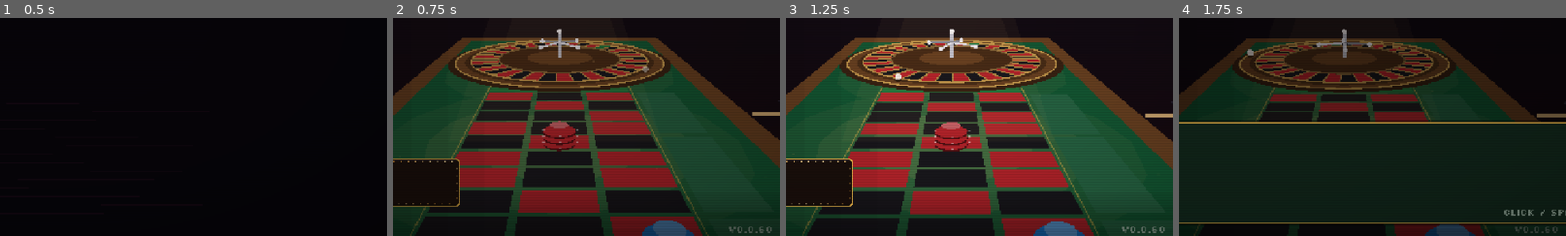
Above: before the commit, frames 1-4 (left to right).
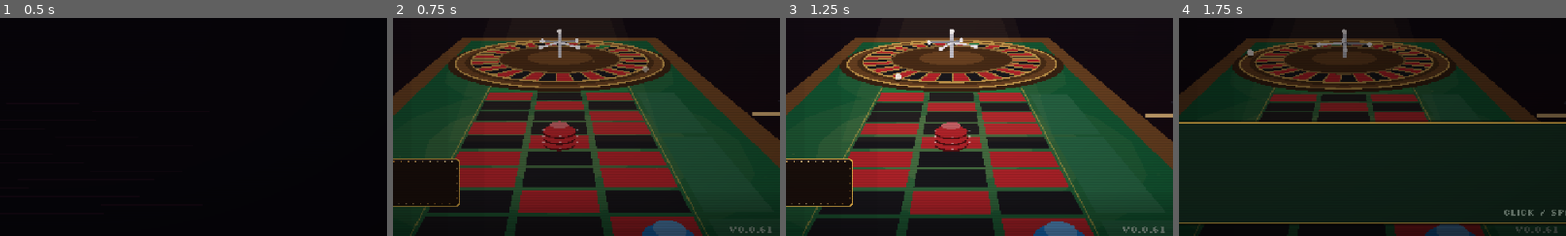
Above: after the commit, the same moments.

Repository: sugnauk/Rouletter
Game: Godot game, scene res://scenes/main.tscn
Two runs of this game, one before a commit and one after it. Both use one fixed random seed, a clock stepped at 60 frames per second and the inputs below.
Inputs (mouse positions are % of the whole screen's width and height, from its top left):
- Up to frame 1 (0.5 s): no input
- Up to frame 2 (0.75 s): tap Enter at 0.5 s; drag from (50, 50) to (60, 28) at 0.52 s
- Up to frame 3 (1.25 s): no input
- Up to frame 4 (1.75 s): click "NEW RUN" at 1.25 s
The pictures show only the part of the screen within x 44-94%, y 50-100%; the shares and areas given below are measured in that part.

Frame 1 is identical in both runs. In frame 2, 0.1% of the frame differs, in the area x 86-98%, y 95-99%; in frame 3, 0.2%; in frame 4, less than 0.1%.

Commit message:
v0.0.61: NEXT TABLE lights up when the Cage is done, Oro's Coin doubles zero spins, Undo works on the first bet, tutorial RED bet can go back on
Co-Authored-By: Claude Opus 5.5 <noreply@anthropic.com>
Claude-Session: https://claude.ai/code/session_013q6d3yRkHgTahmnKYGjD8n

Diff:
--- a/core/content.gd
+++ b/core/content.gd
@@ -349,6 +349,7 @@
 const CROWD_STEP := 0.05
 const SKIM_CUT := 0.15
 const OROS_COIN_TAKE := 10.0
+const OROS_COIN_MULT := 2.0   ## ...and then the zero's spin doubles (a flat +10 was worth less than a $5 chip on 0)
 const VELVET_ROPE_CHIPS := 2
 const HIGH_STAKES_CHIPS := 15
 const RELAY_SHARE := 0.5
@@ -653,7 +654,7 @@
 	# Trophies: only from an Enforcer's stash, never sold in the Cage.
 	"sals_whistle": {"name": "Sal's Whistle", "desc": "Every 3rd spin at a table scores x1.5.", "price": 0, "unlock": 0, "trophy": true,
 		"note": "Big Sal called his spins; now you call yours."},
-	"oros_coin": {"name": "Oro's Coin", "desc": "Whenever a zero hits, +10 Take.", "price": 0, "unlock": 0, "trophy": true,
+	"oros_coin": {"name": "Oro's Coin", "desc": "Zero hits: +10 Take, then the spin's Take x2.", "price": 0, "unlock": 0, "trophy": true,
 		"note": "Madame Oro's lucky green coin."},
 	"accountants_book": {"name": "Accountant's Book", "desc": "+$1 for every spin an outside bet wins.", "price": 0, "unlock": 0, "trophy": true,
 		"note": "Balanced books, in your favour for once."},
--- a/core/resolver.gd
+++ b/core/resolver.gd
@@ -456,6 +456,11 @@
 			take *= cm
 			res.log.chips.append("Column Crown x%.2f" % cm)
 			_mult(res, cm, "Column Crown")
+	# Oro's Coin: a zero doubles the whole spin (a chip on the zero then pays 35 x2, +10 x2).
+	if zero_hit and w.has_rule("oros_coin") and take > 0.0:
+		take *= Content.OROS_COIN_MULT
+		res.log.rules.append("Oro's Coin: the zero doubles the spin")
+		_mult(res, Content.OROS_COIN_MULT, "Oro's Coin")
 	if w.has_rule("crowd_pleaser") and take > 0.0:
 		var lv := 0
 		for pc in w.perm_chips():
--- a/core/tutorial.gd
+++ b/core/tutorial.gd
@@ -60,8 +60,8 @@
 			return action == "place" and Board.is_straight(key) and Board.straight_number(key) > 0
 		"bet_red":
 			return action == "bet" and key == "RED"
-		"spin":
-			return action == "spin"
+		"spin":   # (RED can go back on if it came off)
+			return action == "spin" or (action == "bet" and key == "RED") or action == "take_back"
 		"spin_free", "buy":
 			return action in ["place", "bet", "spin", "buy", "take_back"]
 		"leave":
--- a/core/version.gd
+++ b/core/version.gd
@@ -4,7 +4,7 @@
 ## The deploy workflow overwrites BUILD with the commit hash and build time, so "dev" means a
 ## local/editor run.
 
-const VERSION := "0.0.60"
+const VERSION := "0.0.61"
 const BUILD := "dev"
 
 
--- a/scenes/screens/shop_screen.gd
+++ b/scenes/screens/shop_screen.gd
@@ -516,9 +516,29 @@
 	speed_btn.text = preload("res://core/profile.gd").SPEEDS[main.speed()].label
 	cage_view.queue_redraw()
 	_refresh_choice(run)
+	_light_next(run)
 	_first_time_tips(run)
 	main.tutorial_prompt.call_deferred()
 	_update_buy_btn()
+
+
+## Nothing left to do here (every chip placed, nothing on the counter you can afford, no reroll
+## or bigger stack in reach): NEXT TABLE lights up like the big buttons, and the hint says so.
+func _light_next(run) -> void:
+	var done: bool = choice == null and run.shop.get("pending_upgrade", "") == "" and not run.has_unplaced_chips()
+	if done:
+		for i in range(run.shop.stock.size()):
+			var item: Dictionary = run.shop.stock[i]
+			if not item.sold and run.can_afford(item) and run.buy_block(i) == "":
+				done = false
+				break
+	if done and (run.shop.get("free_rerolls", 0) > 0 or run.cash >= run.shop.reroll or run.cash >= run.stack_price()):
+		done = false
+	nb.marquee = done
+	nb.pulse = done
+	nb.queue_redraw()
+	if done and selected_item < 0 and drag_stock < 0:
+		status_lbl.text = "All set. NEXT TABLE when you're ready."
 
 
 func _first_time_tips(run) -> void:
--- a/scenes/screens/table_screen.gd
+++ b/scenes/screens/table_screen.gd
@@ -577,6 +577,10 @@
 		log_box.clear()
 		log_box.append_text("[color=#f2c14e]%s[/color]\n" % run.message)
 	felt_view.targets = []
+	# Guided run: if the RED bet came off before the first spin, go back to "bet on RED".
+	if main.tutorial_on() and main.tutorial.want() == "spin" and not spinning \
+			and not run.felt.chips_on("RED").any(func(c): return c.is_bet()):
+		main.tutorial.idx -= 1
 	_sync_wheel(run)
 	main.tutorial_prompt.call_deferred()
 	felt_view.queue_redraw()
@@ -1053,6 +1057,7 @@
 	if run.place_bet(key, amt):
 		main.tutorial_did("bet", key)
 		bet_history.append({"key": key, "amount": amt})
+		undo_btn.disabled = false   # placing the bet refreshed the screen before it was in the history
 		felt_view.pop(key)
 		main.fx.fly(stack_at(), main.fx.local(felt_view.key_global(key)), Art.denom_color(amt), 1)
 		Sfx.play("chip_place")
--- a/tests/run_tests.gd
+++ b/tests/run_tests.gd
@@ -27,7 +27,7 @@
 		"test_collector", "test_wildcard_zero", "test_en_prison", "test_red_streak", "test_hot_hand",
 		"test_signature", "test_thirteen", "test_enforcers", "test_resolver_is_pure", "test_odds",
 		"test_run_table_flow", "test_rebet_and_clear", "test_pit_boss", "test_loan_shark_and_fence", "test_inside_content", " …(395 unchanged characters)…
-		"test_full_run_victory", "test_seeded_reproducible", "test …(607 unchanged characters)… , "test_pattern_placement", "test_cast",
+		"test_full_run_victory", "test_seeded_reproducible", "test …(607 unchanged characters)… , "test_pattern_placement", "test_cast", "test_tutorial_red_back",
 	]:
 		call(t)
 	print("\n%d passed, %d failed" % [passed, failed])
@@ -1343,7 +1343,10 @@
 	# Trophies.
 	var t = felt("european", [["bet", "S17", 1]])
 	t.house_rules.append("oros_coin")
-	near(Resolver.resolve_spin(t, 0).take, 9.0, "Oro's Coin: +10 on a zero (less the lost bet)")
+	near(Resolver.resolve_spin(t, 0).take, 19.0, "Oro's Coin: +10 on a zero doubled, less the lost bet")
+	var oz = felt("european", [["perm", "S0", 1]])
+	oz.house_rules.append("oros_coin")
+	near(Resolver.resolve_spin(oz, 0).take, 90.0, "Oro's Coin beats a plain chip on the zero: (35 + 10) x2")
 	t.house_rules = ["velvet_rope"]
 	check(Resolver.resolve_spin(t, 5).stack == 2, "Velvet Rope: +2 chips a spin")
 	t.house_rules = ["sals_whistle"]
@@ -2177,3 +2180,13 @@
 		if who != "Narrator" and not Portraits.has(who):
 			missing.append(who)
 	check(missing.is_empty(), "every speaker has a portrait %s" % [missing])
+
+
+func test_tutorial_red_back() -> void:
+	var T = load("res://core/tutorial.gd")
+	var tut = T.new()
+	tut.idx = 3   # the "spin" step, right after betting RED
+	check(tut.want() == "spin", "tutorial at the spin step")
+	check(tut.allows("bet", "RED"), "RED can go back on at the spin step")
+	check(not tut.allows("bet", "S5"), "...but nothing else")
+	check(tut.allows("take_back"), "and a bet can come off")
--- a/tools/ui_smoke.gd
+++ b/tools/ui_smoke.gd
@@ -66,7 +66,25 @@
 		[2.85, func(): main.screens.table._unzoom()],
 		[2.92, func(): main.screens.table._on_hover("S17")],
 		[3, func(): shot("04_table_bets")],
-		[3.1, func(): main.screens.table._on_spin()],
+		[3.01, func():   # hover a House Rule, then bet with the real mouse: the felt still takes it
+			var t = main.screens.table
+			main.run.felt.house_rules.append("crowd_pleaser")
+			t.refresh()],
+		[3.03, func():
+			var t = main.screens.table
+			var tok: Control = t.rules_flow.get_child(0)
+			_mouse(tok.get_global_rect().get_center(), null)],
+		[3.05, func():
+			var t = main.screens.table
+			_dbg_before = main.run.felt.chips_on("S8").size()
+			_mouse(t.felt_view.key_global("S8"), null)],
+		[3.07, func(): _mouse(main.screens.table.felt_view.key_global("S8"), true)],
+		[3.08, func(): _mouse(main.screens.table.felt_view.key_global("S8"), false)],
+		[3.1, func():
+			var after: int = main.run.felt.chips_on("S8").size()
+			print("BET AFTER RULE: ", "OK" if after == _dbg_before + 1 else "FAIL %d -> %d" % [_dbg_before, after])
+			print("UNDO FIRST BET: ", "OK" if not main.screens.table.undo_btn.disabled else "FAIL")
+			main.screens.table._on_spin()],
 		[5.2, func(): shot("05a_counting")],
 		[6.6, func():
 			main.last_clear = {"take": 12.0, "target": 8, "table": 0, "spins_left": 3, "comps": 1, "reward": 7}
@@ -81,7 +99,23 @@
 			run.cash = 40
 			main.route()],
 		[9.9, func(): _close_dialogue()],
-		[10, func(): shot("06_shop")],
+		[10, func():
+			shot("06_shop")
+			# Nothing affordable and nothing to place: NEXT TABLE lights up. With cash, it doesn't.
+			var sh = main.screens.shop
+			var keep: int = main.run.cash
+			main.run.skip_offer()
+			main.run.shop.bonus = []
+			main.run.inventory.clear()
+			main.run.cash = 0
+			main.run.shop.free_rerolls = 0
+			sh.refresh()
+			var lit: bool = sh.nb.marquee
+			main.run.cash = 99
+			sh.refresh()
+			print("NEXT LIT: ", "OK" if lit and not sh.nb.marquee else "FAIL lit=%s rich=%s" % [lit, sh.nb.marquee])
+			main.run.cash = keep
+			sh.refresh()],
 		[10.1, func():
 			run.skip_offer()
 			if run.shop.bonus.is_empty():
@@ -550,6 +584,7 @@
 
 ## A real mouse event at `at` (viewport coords): pressed true/false, or null for a move.
 var touch_open := false
+var _dbg_before := 0
 var _touch_at := Vector2.ZERO
 
 
@@ -602,17 +637,18 @@
 	var Portraits = load("res://scenes/ui/portraits.gd")
 	var names: Array = Portraits.CAST.keys()
 	names.append("Narrator")
-	_sheet = Control.new()
-	_sheet.size = Vector2(640, 360)
-	_sheet.draw.connect(func():
-		_sheet.draw_rect(Rect2(0, 0, 640, 360), Color("#0b0a10"))
+	var sh := Control.new()
+	sh.size = Vector2(640, 360)
+	sh.draw.connect(func():
+		sh.draw_rect(Rect2(0, 0, 640, 360), Color("#0b0a10"))
 		for i in range(names.size()):
 			var x: float = 6 + (i % 9) * 70
 			var y: float = 6 + (i / 9) * 88
-			Portraits.draw(_sheet, names[i], Rect2(x, y, 64, 64))
+			Portraits.draw(sh, names[i], Rect2(x, y, 64, 64))
 			var nm: String = names[i]
-			_sheet.draw_string(P.font(), Vector2(x, y + 74), nm.to_upper().substr(0, 13), HORIZONTAL_ALIGNMENT_LEFT, -1, 8, P.CREAM))
-	main.frame.add_child(_sheet)
+			sh.draw_string(P.font(), Vector2(x, y + 74), nm.to_upper().substr(0, 13), HORIZONTAL_ALIGNMENT_LEFT, -1, 8, P.CREAM))
+	_sheet = sh
+	main.frame.add_child(sh)
 
 
 ## The home footer: the phone tip (as the web build shows it) never touches the version.
@@ -789,7 +825,27 @@
 		[19.75, func(): _touch(Vector2.ZERO, false)],
 		[19.9, func():
 			print("TOUCH CARD: ", "OK" if touch_open and not main.card.visible and main.touch_mode else "FAIL open=%s after=%s touch=%s" % [touch_open, main.card.visible, main.touch_mode])],
-		[20.2, func(): get_tree().quit()],
+		[19.95, func():   # after a rule's card, tap a rack chip then a number: it still places
+			main.hide_card(true)
+			main.run.inventory.append({"kind": "magnet", "value": 1})
+			main.screens.table.refresh()
+			var tok: Control = main.screens.table.rules_flow.get_child(main.screens.table.rules_flow.get_child_count() - 1)
+			_touch(tok.get_global_rect().get_center(), true)],
+		[20.0, func(): _touch(Vector2.ZERO, false)],
+		[20.1, func():
+			var t = main.screens.table
+			var rt: Control = t.rack_grid.get_child(t.rack_grid.get_child_count() - 1)
+			_touch(rt.get_global_rect().get_center(), true)],
+		[20.15, func(): _touch(Vector2.ZERO, false)],
+		[20.25, func():
+			var t = main.screens.table
+			_dbg_before = main.run.felt.chips_on("S11").size()
+			_touch(t.felt_view.key_global("S11"), true)],
+		[20.3, func(): _touch(Vector2.ZERO, false)],
+		[20.45, func():
+			var after: int = main.run.felt.chips_on("S11").size()
+			print("PLACE AFTER RULE: ", "OK" if after == _dbg_before + 1 else "FAIL %d -> %d" % [_dbg_before, after])],
+		[20.6, func(): get_tree().quit()],
 	]
 
 
Not shown, changed: CHANGELOG.md
